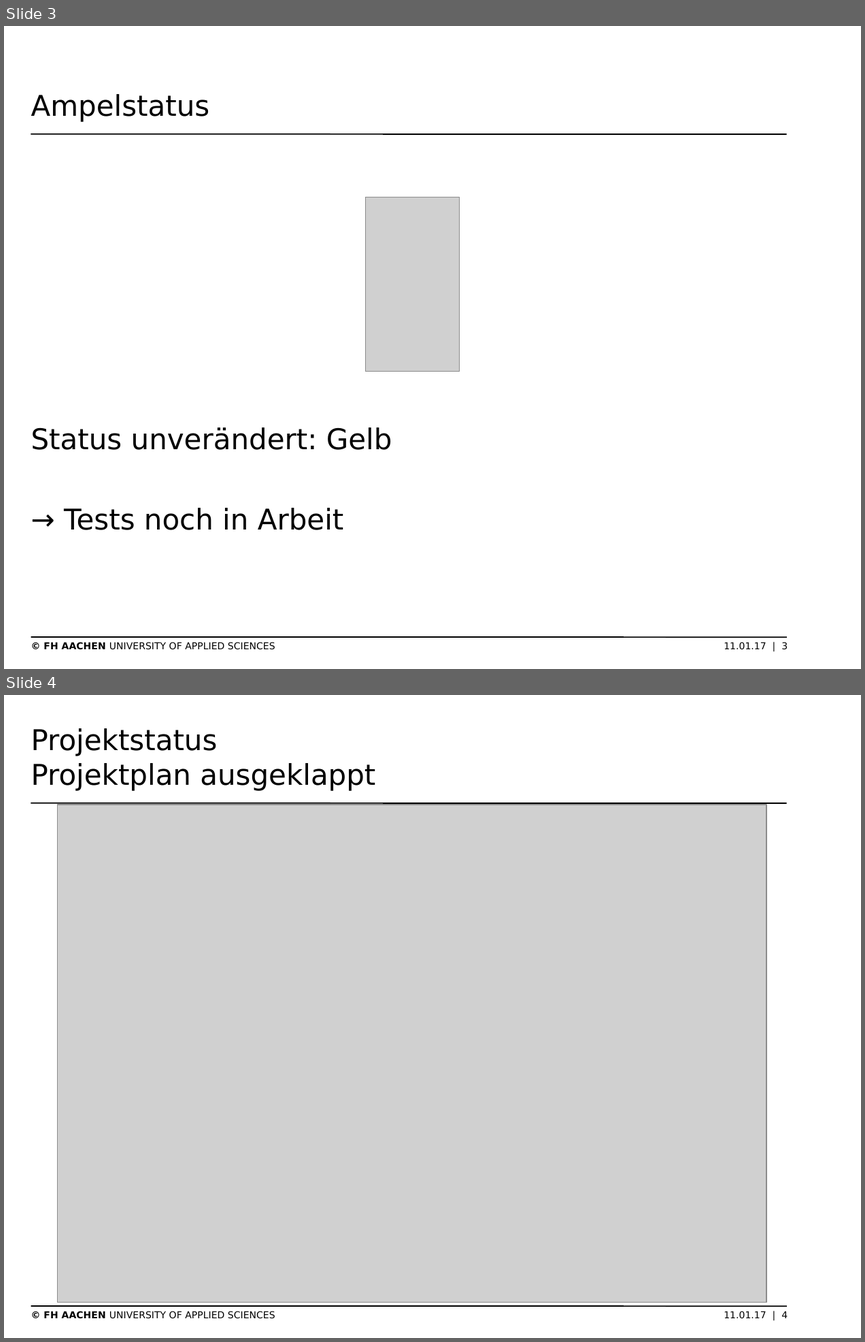
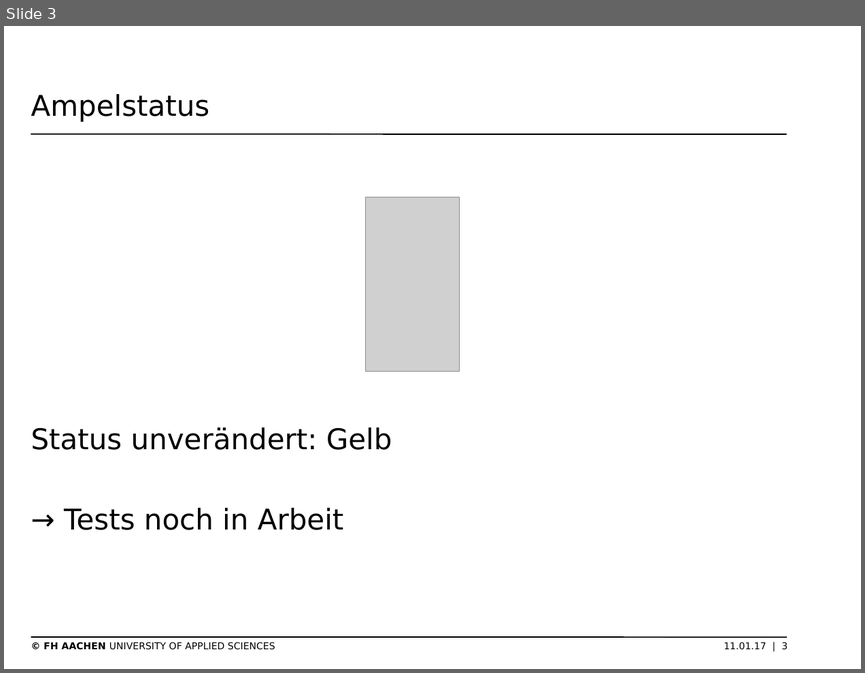
Before and after one commit to thomasgor/swe, a slide deck: Dokumente/Coaching/2017-01-11/2017-01-11 Präsentation Projektmgmt.odp. Shown one above the other, each under a label of ours: slides 3 and 4 before the commit, slide 3 after it. The pictures are 865x1342 and 865x673 pixels, drawn with LibreOffice and Linux fonts; fonts in the diff are those of the drawing; grey boxes stand for pictures; background and template pictures are left out. Boxes give left, top, right and bottom in pixels: in the first picture for what was removed or moved away, otherwise in the second. Text is boxed around its words. In the diff, an @@ line names an element or a change of style, - is before the commit and + after.

```diff
--- a/Dokumente/Coaching/2017-01-11/2017-01-11 Präsentation Projektmgmt.odp
+++ b/Dokumente/Coaching/2017-01-11/2017-01-11 Präsentation Projektmgmt.odp
@@ slide 4 removed at bbox=[4, 695, 861, 1338], background #FFFFFF; not listed: 3 template elements that a slide beside it also shows @@
@@ title removed at bbox=[31, 728, 375, 791] @@
-Projektstatus
-Projektplan ausgeklappt
@@ picture removed at bbox=[57, 804, 766, 1302] @@
```
Also in this commit, not shown: 1 slide changed, 2 slides added.
